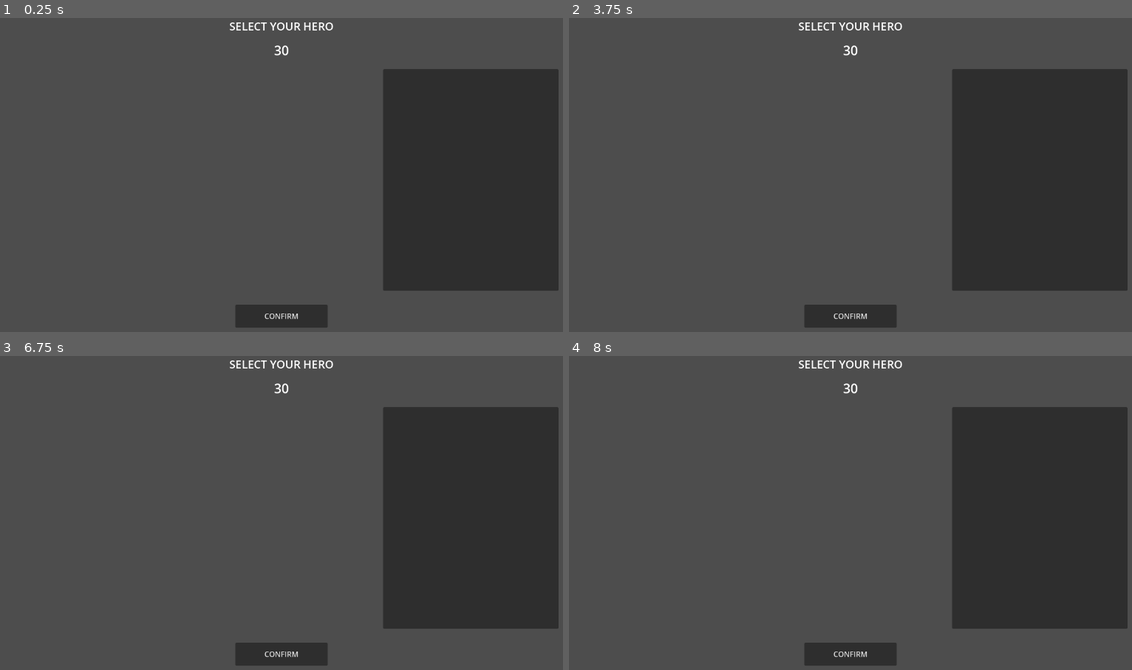
Above: before the commit, frames 1-4 (two rows, left to right).
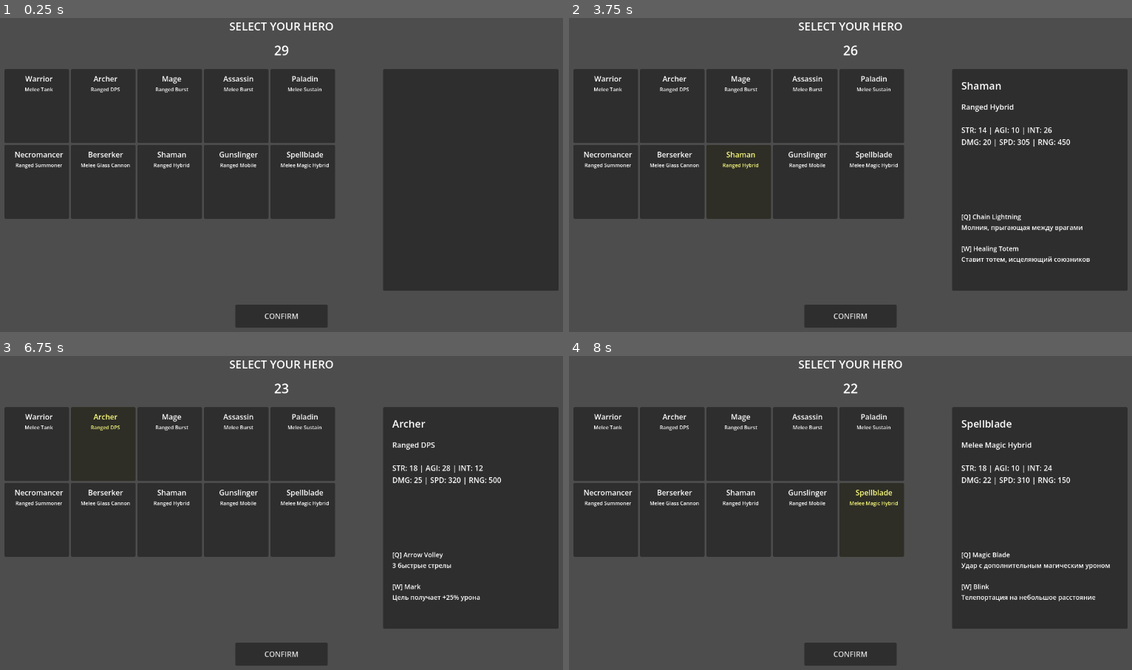
Above: after the commit, the same moments.

Repository: zhistokoepvpp-ctrl/hero-chaos
Game: Godot game, scene res://Scenes/HeroSelect.tscn
The game is run twice, just before and just after one commit, with the same random seed, the same clock (stepped at 60 frames per second) and the same inputs. This scene is started directly instead of the project's main scene.
Inputs (mouse positions are in pixels of both pictures, inside the frame that each line leads up to):
- Up to frame 1 (0.25 s): no input
- Up to frame 2 (3.75 s): click "CONFIRM" at 0.5 s; click "CONFIRM" at 1.25 s; click "CONFIRM" at 2 s; tap Enter at 2.75 s; move the mouse to (979, 159) at 2.77 s; tap Q (ability_q) at 2.85 s; click (979, 159) at 2.92 s; tap Space at 3.5 s; move the mouse to (732, 190) at 3.52 s; tap W (ability_w) at 3.6 s; click (732, 190) at 3.67 s
- Up to frame 3 (6.75 s): tap Enter at 4.25, 5.75 s; move the mouse to (337, 440) at 4.27 s; tap Q (ability_q) at 4.35, 5.85 s; click (337, 440) at 4.42 s; tap Space at 5, 6.5 s; move the mouse to (253, 578) at 5.02 s; tap W (ability_w) at 5.1, 6.6 s; click (253, 578) at 5.17 s; move the mouse to (456, 563) at 5.77 s; click (456, 563) at 5.92 s; move the mouse to (106, 462) at 6.52 s; click (106, 462) at 6.67 s
- Up to frame 4 (8 s): move the mouse to (878, 513) at 7.27 s; tap Q (ability_q) at 7.35 s; click (878, 513) at 7.42 s

The runs differ from the first frame. In frame 1, 26% of the frame differs, in the area x 0-60%, y 8-64%; in frame 2, 28%; in frame 3, 27%; in frame 4, 28%, in the area x 0-97%, y 8-79%.
Error before the commit: Parse Error: Only identifier, attribute access, and subscription access can be used as assignment target. (res://Scripts/UI/HeroSelectUI.gd:53)
Error after the commit: Out of bounds get index '0' (on base: 'Dictionary') (res://Scripts/UI/HeroSelectUI.gd:92)

Commit message:
fix: invalid gdscript assignment theme_override_font_sizes

Diff:
--- a/game/Scripts/UI/HeroSelectUI.gd
+++ b/game/Scripts/UI/HeroSelectUI.gd
@@ -50,7 +50,7 @@
 		var role_lbl = Label.new()
 		role_lbl.text = data.role
 		role_lbl.horizontal_alignment = 1
-		role_lbl.theme_override_font_sizes/font_size = 11
+		role_lbl.add_theme_font_size_override("font_size", 11)
 		vbox.add_child(role_lbl)
 
 		card.add_child(vbox)
Not shown, added: game/Scripts/Heroes/HeroArcher.gd.uid
Not shown, added: game/Scripts/Heroes/HeroAssassin.gd.uid
Not shown, added: game/Scripts/Heroes/HeroBase.gd.uid
Not shown, added: game/Scripts/Heroes/HeroBerserker.gd.uid
Not shown, added: game/Scripts/Heroes/HeroGunslinger.gd.uid
Not shown, added: game/Scripts/Heroes/HeroMage.gd.uid
Not shown, added: game/Scripts/Heroes/HeroNecromancer.gd.uid
Not shown, added: game/Scripts/Heroes/HeroPaladin.gd.uid
Not shown, added: game/Scripts/Heroes/HeroShaman.gd.uid
Not shown, added: game/Scripts/Heroes/HeroSpellblade.gd.uid
Not shown, added: game/Scripts/Heroes/HeroWarrior.gd.uid
Not shown, added: game/Scripts/UI/HeroSelectUI.gd.uid
